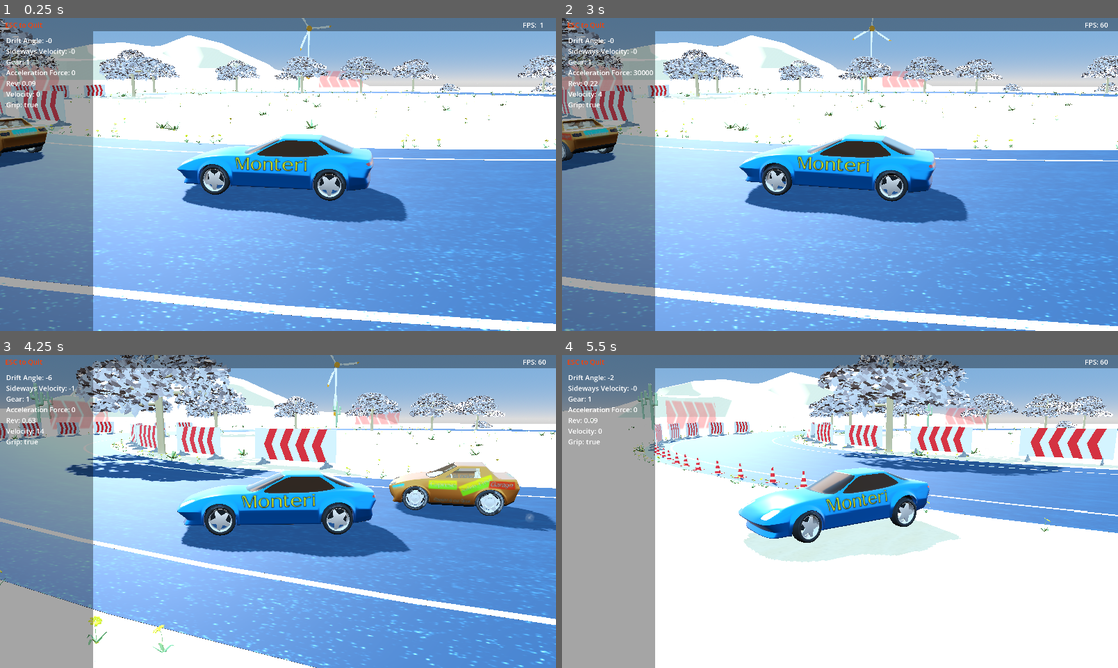
Above: before the commit, frames 1-4 (two rows, left to right).
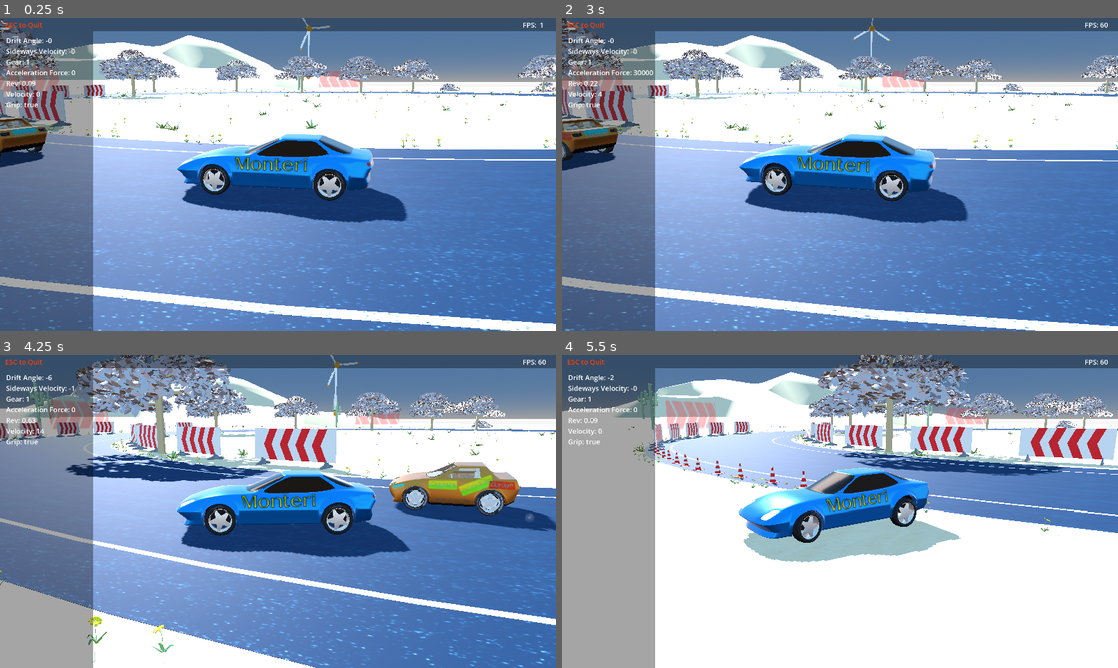
Above: after the commit, the same moments.

Repository: tomaga-dev/CustomVehicleSuspension
Game: Godot game, scene res://Contents/start.tscn
Same seed, same stepped clock (60 frames per second), same inputs: the game is played once before the commit and once after it.
Inputs:
- Up to frame 1 (0.25 s): no input
- Up to frame 2 (3 s): hold Right (right) 0.53-1.28 s; tap E (action) every 0.75 s from 0.6 to 2.85 s; hold Down (brake) 1.28-2.03 s; hold Right (right) 2.03-2.78 s; hold Up (accelerate) from 2.78 s (still down)
- Up to frame 3 (4.25 s): release Up (accelerate) at 3.53 s; hold Left (left) from 3.53 s (still down); tap E (action) at 3.6 s
- Up to frame 4 (5.5 s): tap E (action) at 4.35, 5.1 s; release Left (left) at 5.03 s; hold Down (brake) from 5.03 s (still down)

The runs differ from the first frame. In frame 1, 67% of the frame differs, in the area x 0-100%, y 0-100%; in frame 2, 67%; in frame 3, 66%; in frame 4, 36%.

Commit message:
The lighting has been changed a little bit

Diff:
--- a/suspension-project/Contents/start.tscn
+++ b/suspension-project/Contents/start.tscn
@@ -26,7 +26,7 @@
 ground_bottom_color = Color(0.14621773, 0.129233, 0.110393904, 1)
 ground_horizon_color = Color(1, 1, 1, 1)
 ground_curve = 0.06964399
-ground_energy_multiplier = 0.5
+energy_multiplier = 0.65
 
 [sub_resource type="Sky" id="Sky_rpi05"]
 sky_material = SubResource("ProceduralSkyMaterial_0bico")
